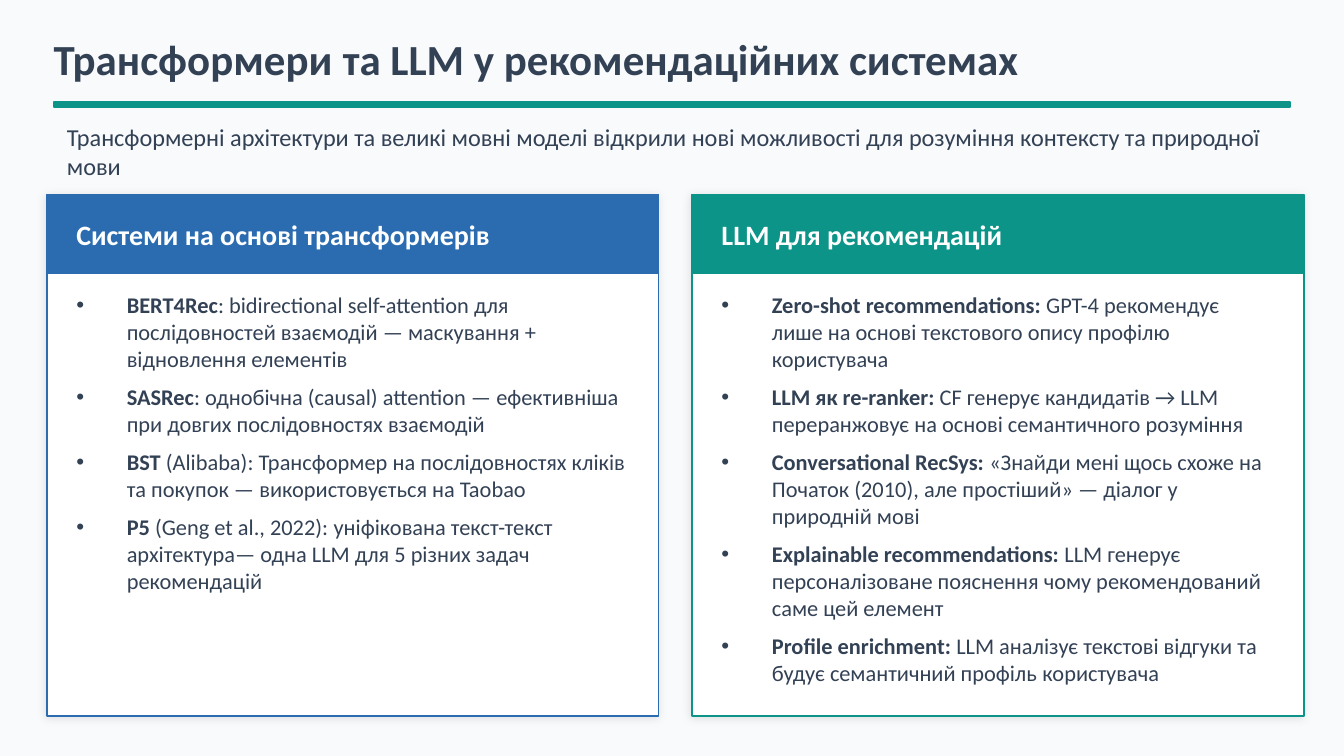
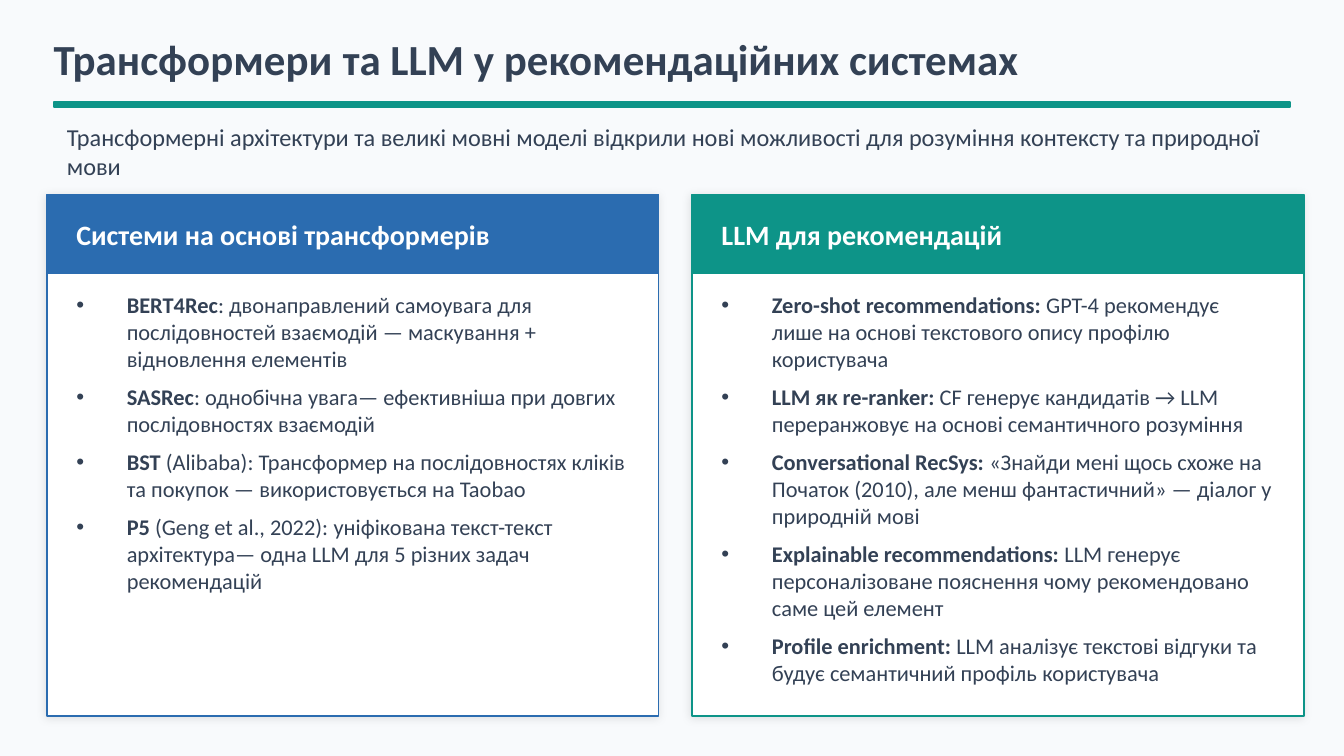
Before and after one commit to BohdanRomaniuk/IAC-Group-Recommender, a slide deck: slide 19 of docs/Presentation - Recommendation Systems. Theoretical Approaches.pptx. Drawn at 1344x756 pixels with LibreOffice and Linux fonts; fonts in the diff are those of the drawing. Boxes give left, top, right and bottom in pixels: in the first picture for what was removed or moved away, otherwise in the second. Text is boxed around its words. In the diff, an @@ line names an element or a change of style, - is before the commit and + after.

```diff
--- a/docs/Presentation - Recommendation Systems. Theoretical Approaches.pptx
+++ b/docs/Presentation - Recommendation Systems. Theoretical Approaches.pptx
@@ text at box(127, 298, 615, 436): text changed @@
-• BERT4Rec: bidirectional self-attention для послідовностей взаємодій — маскування + відновлення елементів
-• SASRec: однобічна (causal) attention — ефективніша при довгих послідовностях взаємодій
+• BERT4Rec: двонаправлений самоувага для послідовностей взаємодій — маскування + відновлення елементів
+• SASRec: однобічна увага— ефективніша при довгих послідовностях взаємодій
@@ text at box(772, 454, 1271, 620): text changed @@
-• Conversational RecSys: «Знайди мені щось схоже на Початок (2010), але простіший» — діалог у природній мові
-• Explainable recommendations: LLM генерує персоналізоване пояснення чому рекомендований саме цей елемент
+• Conversational RecSys: «Знайди мені щось схоже на Початок (2010), але менш фантастичний» — діалог у природній мові
+• Explainable recommendations: LLM генерує персоналізоване пояснення чому рекомендовано саме цей елемент
```
Also in this commit, not shown: 11 other slides changed.
